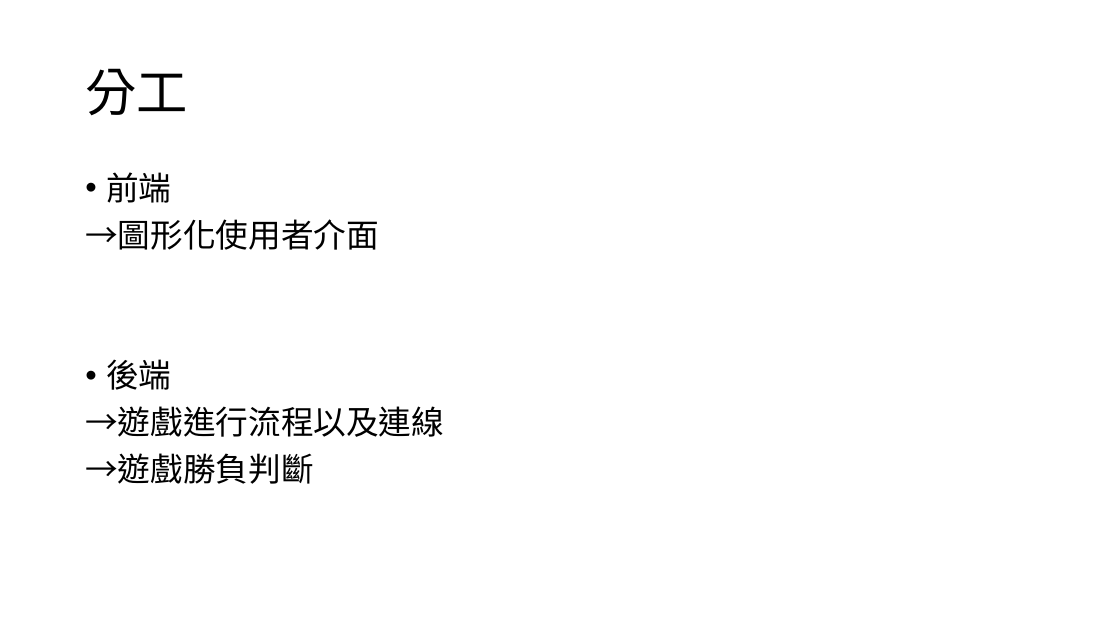
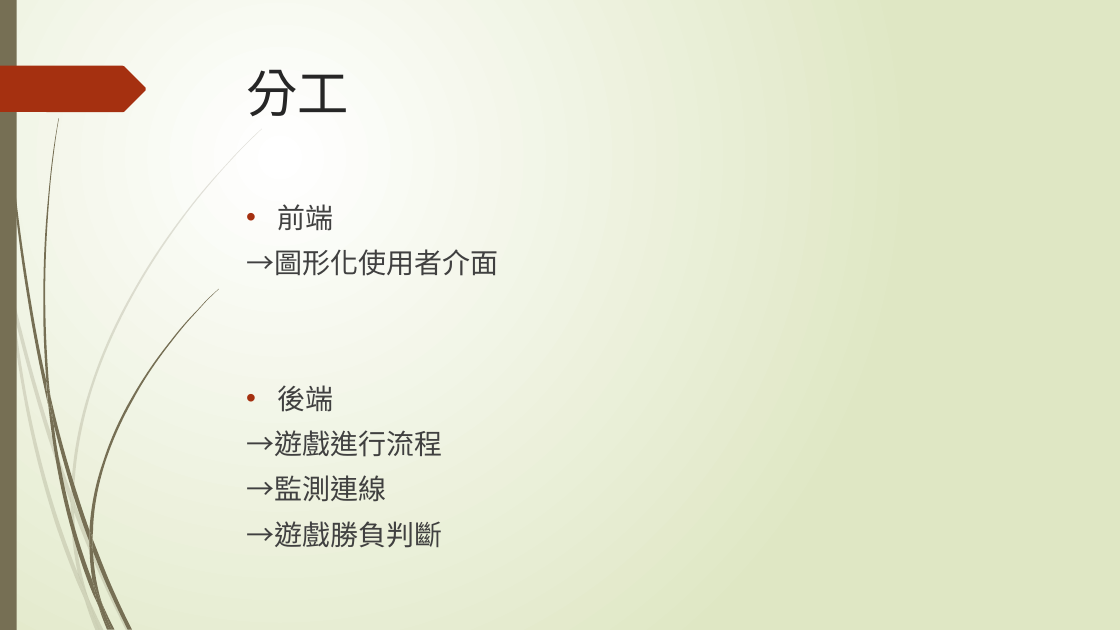
Before and after one commit to Joe-lin-ezra/BattleShip, a slide deck: slide 6 of doc/網路程式設計報告.pptx. Drawn at 1120x630 pixels with LibreOffice and Linux fonts; fonts in the diff are those of the drawing. Boxes give left, top, right and bottom in pixels: in the first picture for what was removed or moved away, otherwise in the second. Text is boxed around its words. In the diff, an @@ line names an element or a change of style, - is before the commit and + after.

```diff
--- a/doc/網路程式設計報告.pptx
+++ b/doc/網路程式設計報告.pptx
@@ background #FFFFFF to gradient #FFFFFF to #DFE8C4 @@
@@ rectangle added at bbox=[0, 0, 17, 630], fill #766F54 @@
@@ title "分工": place and size @@
-title "分工" at bbox=[85, 68, 188, 116]
+title "分工" at bbox=[247, 69, 350, 116]
@@ title "分工" at bbox=[247, 69, 350, 116]: font Calibri to Quicksand, text colour #000000 to #262626; line spacing 0.9 to 1; vertical alignment middle to top @@
@@ freeform shape added at bbox=[0, 66, 146, 112], fill #A53010 @@
@@ text "前端": place and size @@
-text "前端" at bbox=[85, 172, 444, 484]
+text "前端" at bbox=[246, 204, 498, 548]
@@ text at bbox=[246, 204, 498, 548]: size 28 to 24 pt, font Calibri to Arial, text colour #000000 to #404040 in "前端", "→圖形化使用者介面", "後端", "→遊戲勝負判斷"; indent changed; line spacing 0.9 to 1 @@
@@ text at bbox=[246, 430, 442, 502]: text changed; size 28 to 24 pt; font Calibri to Arial; text colour #000000 to #404040 @@
-→遊戲進行流程以及連線
+→遊戲進行流程
+→監測連線
@@ group added at bbox=[0, 129, 262, 630]: 10 freeform shapes @@
@@ group added at bbox=[3, 0, 218, 630]: 12 freeform shapes @@
```
Also in this commit, not shown: 12 other slides changed, 1 slide added, 1 slide removed.
